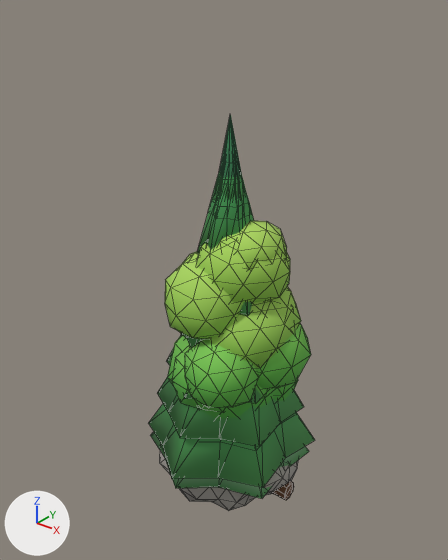
An edit to the glTF model godot/planets/models/props.glb, drawn before and after from the same camera.
Rendered twice from a 50 mm lens placed at (10.38, -13.25, 15.31), pointed at (-0.22, 0.0, 7.1). Lighting does not change. The marker at lower left points along +X, +Y and +Z. The first picture is the older version. Mesh edges are drawn as thin lines.

The first picture shows 'Birch', 'Boulder', 'Fir', 'PineSnowy', 'PineTall', 'RoundTree' and 1 more.
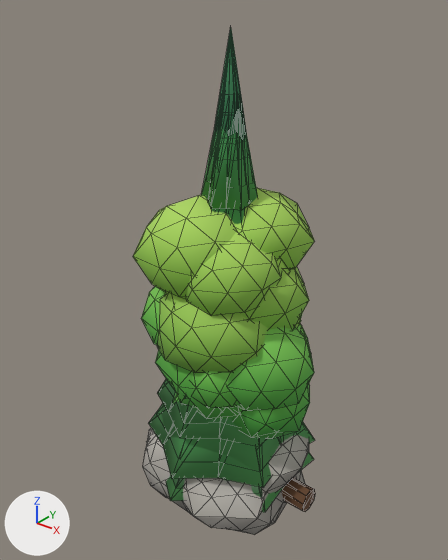
Location of each change, (x1, y1, x2, y2) in pixels of the pictures (448 x 560 px):
'Birch_3', added (green): after (133, 188, 315, 373)
'RoundTree_3', added (green): after (141, 286, 314, 439)
'Boulder_3', added: after (143, 428, 309, 535)
'PineTall_2', added: after (161, 127, 291, 471)
'Fir_3', added (green): after (214, 27, 246, 142)
'Log_2', added (brown): after (282, 478, 315, 512)
'Pine_2', added (mostly hidden): after (166, 452, 314, 512)
'RoundTree_2', added (mostly hidden): after (173, 393, 180, 403)
'Birch', unchanged, covered by the edit: before (165, 220, 301, 368); after (165, 260, 301, 327)
'PineTall', unchanged, covered by the edit: before (149, 172, 315, 487); after (149, 379, 315, 487)
'RoundTree', unchanged, covered by the edit: before (167, 324, 311, 419); after (174, 324, 310, 419)
'Boulder', unchanged, covered by the edit: before (160, 451, 299, 511)

The change in detail:
Mesh me_roundtree_3 is new.
It has 266 vertices, 494 faces and spans x -2.44..3.0, y -2.41..3.11, z -0.4..7.53.
It uses material mat_oo_props.
Mesh me_roundtree_2 is new.
It has 266 vertices, 494 faces and spans x -2.17..2.16, y -1.83..2.1, z -0.4..5.12.
It uses material mat_oo_props.
Mesh me_pinetall_2 is new.
It has 222 vertices, 398 faces and spans x -2.21..2.22, y -2.51..2.52, z -0.4..13.59.
It uses material mat_oo_props.
Mesh me_pine_2 is new.
It has 118 vertices, 206 faces and spans x -2.58..2.58, y -2.97..3.01, z -0.4..7.0.
It uses material mat_oo_props.
Mesh me_log_2 is new.
It has 27 vertices, 50 faces and spans x -3.25..3.25, y -0.44..0.45, z -0.12..0.77.
It uses material mat_oo_props.
Mesh me_fir_3 is new.
It has 248 vertices, 446 faces and spans x -1.84..1.83, y -2.04..2.12, z -0.4..14.26.
It uses material mat_oo_props.
Mesh me_boulder_3 is new.
It has 162 vertices, 320 faces and spans x -2.94..2.91, y -2.98..2.86, z -0.27..2.38.
It uses material mat_oo_props.
Mesh me_birch_3 is new.
It has 310 vertices, 576 faces and spans x -2.48..2.31, y -2.57..2.5, z -0.4..9.96.
It uses material mat_oo_props.
Object 'RoundTree_3' (ob_roundtree_3) is new; it shows me_roundtree_3.
Its location is (0.0, 0.0, 0.0).
Object 'RoundTree_2' (ob_roundtree_2) is new; it shows me_roundtree_2.
Its location is (0.0, 0.0, 0.0).
Object 'PineTall_2' (ob_pinetall_2) is new; it shows me_pinetall_2.
Its location is (0.0, 0.0, 0.0).
Object 'Pine_2' (ob_pine_2) is new; it shows me_pine_2.
Its location is (0.0, 0.0, 0.0).
Object 'Log_2' (ob_log_2) is new; it shows me_log_2.
Its location is (0.0, 0.0, 0.0).
Object 'Fir_3' (ob_fir_3) is new; it shows me_fir_3.
Its location is (0.0, 0.0, 0.0).
Object 'Boulder_3' (ob_boulder_3) is new; it shows me_boulder_3.
Its location is (0.0, 0.0, 0.0).
Object 'Birch_3' (ob_birch_3) is new; it shows me_birch_3.
Its location is (0.0, 0.0, 0.0).
